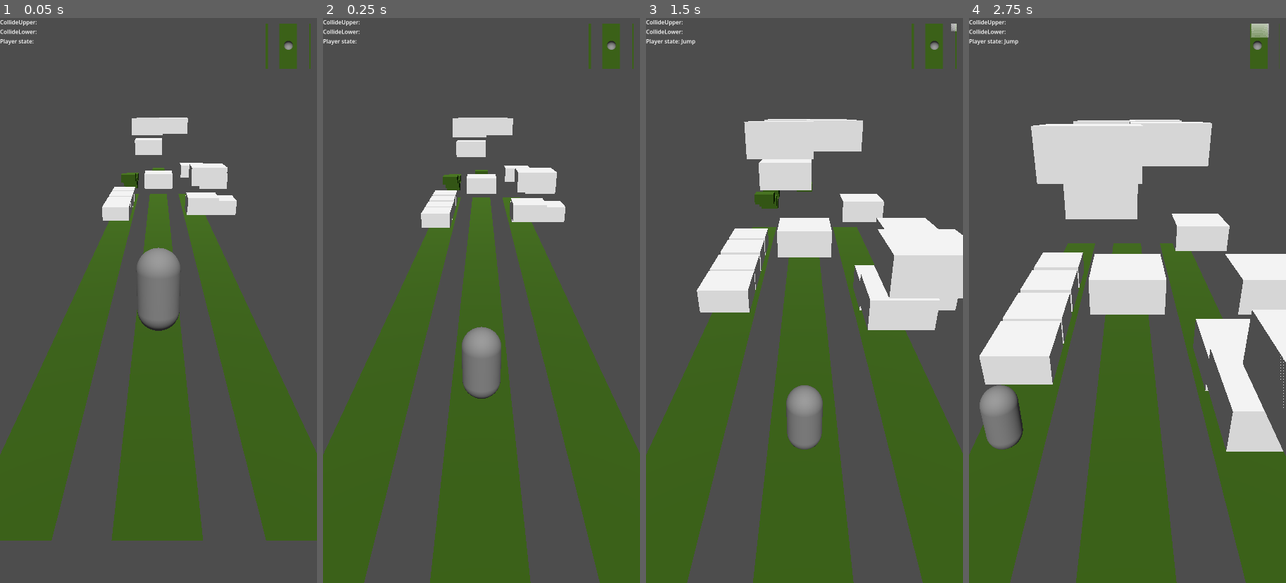
Above: before the commit, frames 1-4 (left to right).
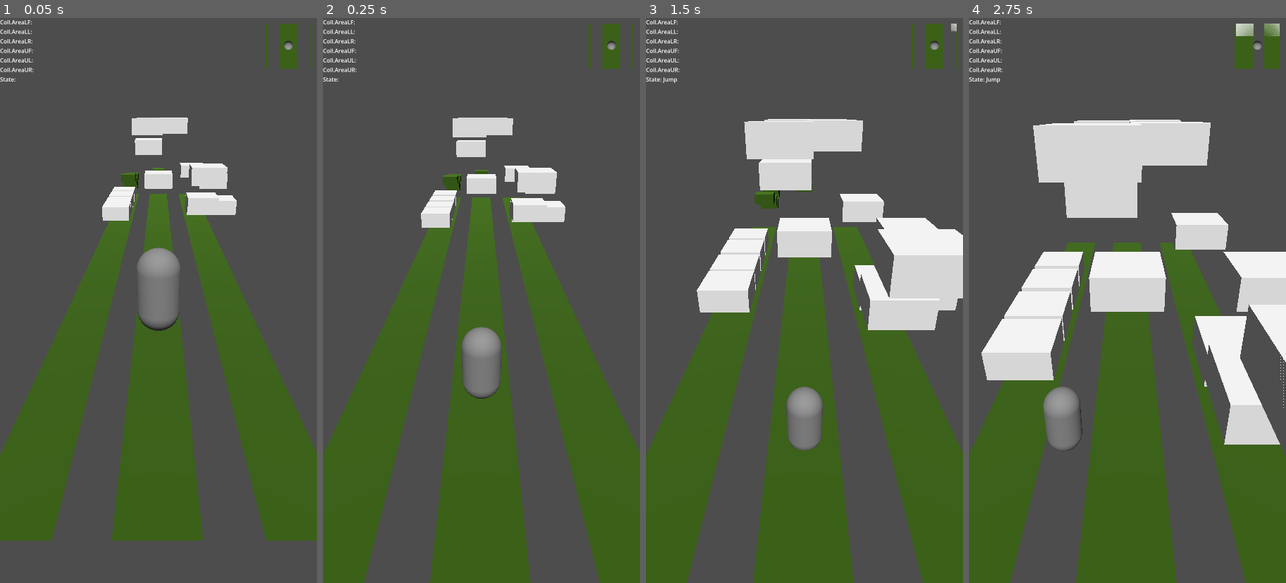
Above: after the commit, the same moments.

Repository: ythmxz/project-subway
Game: Godot game, scene res://Scenes/teste.tscn
Same seed, same stepped clock (60 frames per second), same inputs: the game is played once before the commit and once after it. The project has no main scene, so this scene is started directly.
Inputs:
- Up to frame 1 (0.05 s): no input
- Up to frame 2 (0.25 s): no input
- Up to frame 3 (1.5 s): hold Up (ui_up) from 0.53 s (still down)
- Up to frame 4 (2.75 s): release Up (ui_up) at 2.03 s; hold Left (ui_left) from 2.03 s (still down)

The runs differ from the first frame. In frame 1, 0.3% of the frame differs, in the area x 0-12%, y 0-12%; in frame 2, 0.3%; in frame 3, 0.4%; in frame 4, 6.0%, in the area x 0-100%, y 0-77%.

Commit message:
polindo ainda mais a colisão do jogador
agora tem colisão lateral... kkk

Diff:
--- a/Objects/Player/player.gd
+++ b/Objects/Player/player.gd
@@ -9,13 +9,13 @@
 @onready var x_center := position.x
 @onready var sm: StateMachine = $StateMachine
 
-@onready var lower_front_area: Area3D = $LowerFrontArea
-@onready var upper_front_area: Area3D = $UpperFrontArea
+@onready var areas_lower: Array[Area3D] = [$AreaLF, $AreaLL, $AreaLR]
+@onready var areas_upper: Array[Area3D] = [$AreaUF, $AreaUL, $AreaUR]
+@onready var collider_u: CollisionShape3D = $ColliderU
+
 @onready var placeholder_model: MeshInstance3D = $PlaceholderModel
 @onready var placeholder_model_crouch: MeshInstance3D = $PlaceholderModelCrouch
 
-var l_collide_up: Debug.Entry = null
-var l_collide_lo: Debug.Entry = null
 var l_cur_state: Debug.Entry = null
 
 var is_dead := false
@@ -25,27 +25,35 @@
 	after_ready.call_deferred()
 
 func after_ready() -> void:
-	# (yohanan) pior código que eu escrevi faz um tempo...
-	l_collide_up = Debug.alloc_entry("CollideUpper", self)
-	l_collide_lo = Debug.alloc_entry("CollideLower", self)
-	var sensors := [lower_front_area, upper_front_area]
-	var labels := [l_collide_lo, l_collide_up]
-	var callbacks := [on_lower_front_collision, on_upper_front_collision]
+	var sensors: Array[Area3D] = []
+	var labels: Array[Debug.Entry] = []
+	var callbacks := []
+
+	for s in areas_lower:
+		sensors.append(s)
+		labels.append(Debug.alloc_entry("Coll.{0}".format([s.name]), self))
+		callbacks.append(on_lower_front_collision)
+
+	for s in areas_upper:
+		sensors.append(s)
+		labels.append(Debug.alloc_entry("Coll.{0}".format([s.name]), self))
+		callbacks.append(on_upper_front_collision)
+
 	for i in range(0, len(sensors)):
 		var s = sensors[i]
 		var l = labels[i]
 		var c = callbacks[i]
 
 		s.body_entered.connect(func(body: Node3D) -> void:
-			l.set_text("%s" % body)
+			l.set_text(str(body))
 			c.call(body)
 		)
 
-		s.body_exited.connect(func(body: Node3D) -> void:
+		s.body_exited.connect(func(_body: Node3D) -> void:
 			l.set_text("")
 		)
 
-	l_cur_state = Debug.alloc_entry("Player state", self)
+	l_cur_state = Debug.alloc_entry("State", self)
 	sm.transitioned.connect(func(_old, new):
 		l_cur_state.set_text(new.name)
 	)
@@ -54,11 +62,13 @@
 	velocity.y -= 65 * delta
 	move_and_slide()
 
-	var x_dest := x_center + cur_lane * 3.5
-	velocity.x = (x_dest - position.x) * 0.5 / delta
-	velocity.z = (0 - position.z) * 0.8 / delta
-
-	if not is_dead:
+	if is_dead:
+		velocity.x = 0
+		velocity.z = 0
+	else:
+		var x_dest := x_center + cur_lane * 3.5
+		velocity.x = (x_dest - position.x) * 0.5 / delta
+		velocity.z = (0 - position.z) * 0.8 / delta
 		handle_input()
 
 	cur_lane = clampi(cur_lane, min_lane, max_lane)
@@ -83,6 +93,12 @@
 	if sm.get_state_name() == &"Walk" and Input.is_action_just_pressed("ui_down"):
 		sm.transition(^"SlideDown")
 
+func has_upper_collision() -> bool:
+	for a in areas_upper:
+		if a.get_overlapping_bodies().size() == 0:
+			return true
+	return false
+
 func die() -> void:
 	is_dead = true
 	died.emit()
@@ -90,6 +106,7 @@
 func set_crouch(crouch: bool) -> void:
 	placeholder_model.visible = not crouch
 	placeholder_model_crouch.visible = crouch
+	collider_u.disabled = crouch
 	is_crouching = crouch
 
 func on_lower_front_collision(_body: Node3D) -> void:
--- a/Objects/Player/player.tscn
+++ b/Objects/Player/player.tscn
@@ -7,7 +7,9 @@
 [ext_resource type="Script" uid="uid://bw2ktrwamgm1f" path="res://Objects/Player/state_slide_down.gd" id="4_x20fu"]
 [ext_resource type="Script" uid="uid://yv1yyule1c22" path="res://Objects/Player/state_dash_down.gd" id="6_0ar0x"]
 
-[sub_resource type="SphereShape3D" id="SphereShape3D_h0r8t"]
+[sub_resource type="CapsuleShape3D" id="CapsuleShape3D_u7612"]
+radius = 0.48327637
+height = 0.96655273
 
 [sub_resource type="CapsuleMesh" id="CapsuleMesh_3y5cq"]
 
@@ -20,14 +22,20 @@
 height = 1.1083984
 
 [sub_resource type="SphereShape3D" id="SphereShape3D_v0iea"]
+radius = 0.4
 
 [node name="Player" type="CharacterBody3D" unique_id=1948643388]
 collision_layer = 2
 script = ExtResource("1_v0iea")
 
-[node name="CollisionShape3D" type="CollisionShape3D" parent="." unique_id=897709634]
-transform = Transform3D(1, 0, 0, 0, 1, 0, 0, 0, 1, -0.02100283, -0.5479983, 0)
-shape = SubResource("SphereShape3D_h0r8t")
+[node name="ColliderL" type="CollisionShape3D" parent="." unique_id=897709634]
+transform = Transform3D(1, 0, 0, 0, 1, 0, 0, 0, 1, -0.011087894, -0.5088527, -0.0029473305)
+shape = SubResource("CapsuleShape3D_u7612")
+
+[node name="ColliderU" type="CollisionShape3D" parent="." unique_id=1219176647]
+transform = Transform3D(1, 0, 0, 0, 1, 0, 0, 0, 1, -0.011087894, 0.19847858, -0.0029473305)
+shape = SubResource("CapsuleShape3D_u7612")
+disabled = true
 
 [node name="PlaceholderModel" type="MeshInstance3D" parent="." unique_id=670410289]
 mesh = SubResource("CapsuleMesh_3y5cq")
@@ -37,18 +45,52 @@
 visible = false
 mesh = SubResource("CapsuleMesh_ufa0x")
 
-[node name="LowerFrontArea" type="Area3D" parent="." unique_id=1334924452]
-transform = Transform3D(0.8, 0, 0, 0, 0.8, 0, 0, 0, 0.8, 0.16388601, -0.45162764, 0)
+[node name="AreaLF" type="Area3D" parent="." unique_id=1334924452]
+transform = Transform3D(0.8, 0, 0, 0, 0.8, 0, 0, 0, 0.8, -0.08098805, -0.45162764, -0.27956924)
 collision_layer = 2
 
-[node name="CollisionShape3D" type="CollisionShape3D" parent="LowerFrontArea" unique_id=1994218171]
+[node name="CollisionShape3D" type="CollisionShape3D" parent="AreaLF" unique_id=1994218171]
+transform = Transform3D(1, 0, 0, 0, 1, 0, 0, 0, 1, 0.100390874, 0, 0)
 shape = SubResource("SphereShape3D_v0iea")
 
-[node name="UpperFrontArea" type="Area3D" parent="." unique_id=142483649]
-transform = Transform3D(0.8, 0, 0, 0, 0.8, 0, 0, 0, 0.8, 0.16388601, 0.40117922, 0)
+[node name="AreaUF" type="Area3D" parent="." unique_id=142483649]
+transform = Transform3D(0.8, 0, 0, 0, 0.8, 0, 0, 0, 0.8, -0.023649454, 0.40117922, -0.24054953)
 collision_layer = 2
 
-[node name="CollisionShape3D" type="CollisionShape3D" parent="UpperFrontArea" unique_id=1291772753]
+[node name="CollisionShape3D" type="CollisionShape3D" parent="AreaUF" unique_id=1291772753]
+transform = Transform3D(1, 0, 0, 0, 1, 0, 0, 0, 1, 0.025097728, 0.060234606, -0.05521506)
+shape = SubResource("SphereShape3D_v0iea")
+
+[node name="AreaLR" type="Area3D" parent="." unique_id=799267970]
+transform = Transform3D(0.8, 0, 0, 0, 0.8, 0, 0, 0, 0.8, 0.19496617, -0.45162764, 0.036891878)
+collision_layer = 2
+
+[node name="CollisionShape3D" type="CollisionShape3D" parent="AreaLR" unique_id=1696334998]
+transform = Transform3D(1, 0, 0, 0, 1, 0, 0, 0, 1, 0.100390874, 0, 0)
+shape = SubResource("SphereShape3D_v0iea")
+
+[node name="AreaUR" type="Area3D" parent="." unique_id=182086899]
+transform = Transform3D(0.8, 0, 0, 0, 0.8, 0, 0, 0, 0.8, 0.25230476, 0.40117922, 0.07591158)
+collision_layer = 2
+
+[node name="CollisionShape3D" type="CollisionShape3D" parent="AreaUR" unique_id=2116066758]
+transform = Transform3D(1, 0, 0, 0, 1, 0, 0, 0, 1, 0.025097728, 0.060234606, -0.05521506)
+shape = SubResource("SphereShape3D_v0iea")
+
+[node name="AreaLL" type="Area3D" parent="." unique_id=505525326]
+transform = Transform3D(0.8, 0, 0, 0, 0.8, 0, 0, 0, 0.8, -0.36706856, -0.45162764, 0.036891878)
+collision_layer = 2
+
+[node name="CollisionShape3D" type="CollisionShape3D" parent="AreaLL" unique_id=1176365286]
+transform = Transform3D(1, 0, 0, 0, 1, 0, 0, 0, 1, 0.100390874, 0, 0)
+shape = SubResource("SphereShape3D_v0iea")
+
+[node name="AreaUL" type="Area3D" parent="." unique_id=1858202285]
+transform = Transform3D(0.8, 0, 0, 0, 0.8, 0, 0, 0, 0.8, -0.30972996, 0.40117922, 0.07591158)
+collision_layer = 2
+
+[node name="CollisionShape3D" type="CollisionShape3D" parent="AreaUL" unique_id=1945036956]
+transform = Transform3D(1, 0, 0, 0, 1, 0, 0, 0, 1, 0.025097728, 0.060234606, -0.05521506)
 shape = SubResource("SphereShape3D_v0iea")
 
 [node name="StateMachine" type="Node" parent="." unique_id=123988274]
@@ -68,5 +110,9 @@
 [node name="DashDown" type="Node" parent="StateMachine" unique_id=969542516]
 script = ExtResource("6_0ar0x")
 
-[connection signal="body_entered" from="LowerFrontArea" to="." method="_on_lower_front_area_body_entered"]
-[connection signal="body_entered" from="UpperFrontArea" to="." method="_on_upper_front_area_body_entered"]
+[connection signal="body_entered" from="AreaLF" to="." method="_on_lower_front_area_body_entered"]
+[connection signal="body_entered" from="AreaUF" to="." method="_on_upper_front_area_body_entered"]
+[connection signal="body_entered" from="AreaLR" to="." method="_on_lower_front_area_body_entered"]
+[connection signal="body_entered" from="AreaUR" to="." method="_on_upper_front_area_body_entered"]
+[connection signal="body_entered" from="AreaLL" to="." method="_on_lower_front_area_body_entered"]
+[connection signal="body_entered" from="AreaUL" to="." method="_on_upper_front_area_body_entered"]
--- a/Objects/Player/state_dash_down.gd
+++ b/Objects/Player/state_dash_down.gd
@@ -1,6 +1,6 @@
 extends State
 
-# TODO: talvez tirar esse estado (acho que fica ruim na hora de testar)
+# TODO: talvez tirar esse estado (acho que fica ruim na hora de jogar com movimento)
 
 @onready var sm: StateMachine = $".."
 @onready var player := $"../.."
--- a/Objects/Player/state_slide_down.gd
+++ b/Objects/Player/state_slide_down.gd
@@ -11,7 +11,7 @@
 
 func process(delta: float) -> void:
 	timer = maxf(0.0, timer - delta)
-	if timer <= 0.0 and not Input.is_action_pressed("ui_down") and player.upper_front_area.get_overlapping_bodies().size() == 0:
+	if timer <= 0.0 and not Input.is_action_pressed("ui_down") and player.has_upper_collision():
 		sm.transition(^"Walk")
 
 func leave() -> void:
--- a/Scenes/teste.tscn
+++ b/Scenes/teste.tscn
@@ -11,6 +11,7 @@
 albedo_color = Color(0.21960784, 0.3882353, 0, 1)
 
 [sub_resource type="BoxShape3D" id="BoxShape3D_fk1rg"]
+size = Vector3(3.9594727, 1, 1)
 
 [sub_resource type="BoxMesh" id="BoxMesh_ufa0x"]
 
@@ -45,10 +46,6 @@
 mesh = SubResource("PlaneMesh_fk1rg")
 surface_material_override/0 = SubResource("StandardMaterial3D_ufa0x")
 
-[node name="CollisionShape3D" type="CollisionShape3D" parent="Scenery/Lane2" unique_id=184326953]
-transform = Transform3D(1, 0, 0, 0, 1, 0, 0, 0, 43.77057, 0, 0, 0)
-shape = SubResource("BoxShape3D_fk1rg")
-
 [node name="Lane3" type="StaticBody3D" parent="Scenery" unique_id=1874291942]
 transform = Transform3D(1, 0, 0, 0, 1, 0, 0, 0, 1, 0, -1.905199, -17.483463)
 
@@ -58,7 +55,7 @@
 surface_material_override/0 = SubResource("StandardMaterial3D_ufa0x")
 
 [node name="CollisionShape3D" type="CollisionShape3D" parent="Scenery/Lane3" unique_id=121573785]
-transform = Transform3D(1, 0, 0, 0, 1, 0, 0, 0, 43.77057, 0, 0, 0)
+transform = Transform3D(1, 0, 0, 0, 1, 0, 0, 0, 43.77057, 1.4797363, 0, 0)
 shape = SubResource("BoxShape3D_fk1rg")
 
 [node name="StaticBody3D" parent="Scenery" unique_id=1856106637 instance=ExtResource("2_h0r8t")]
